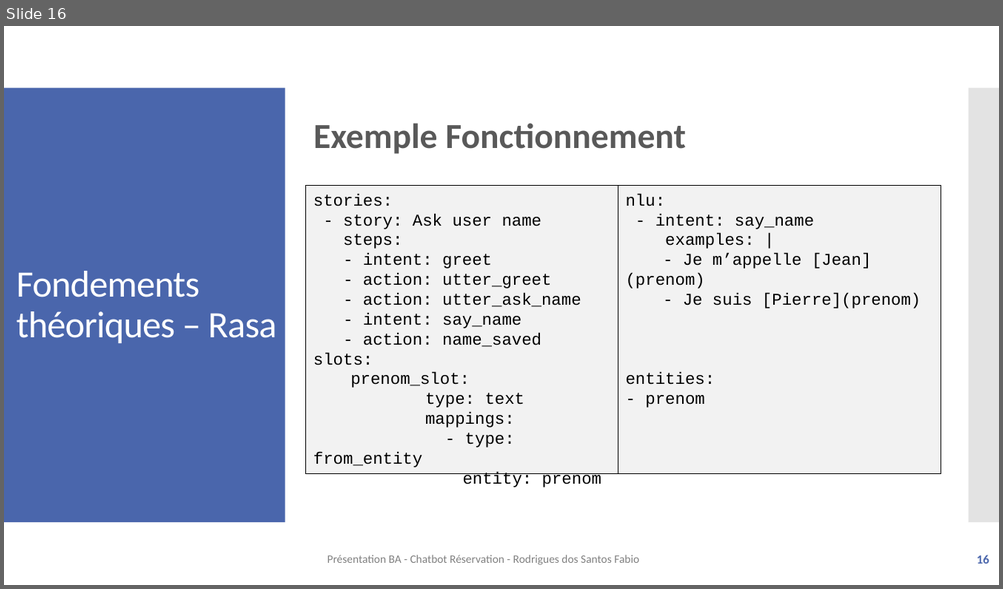
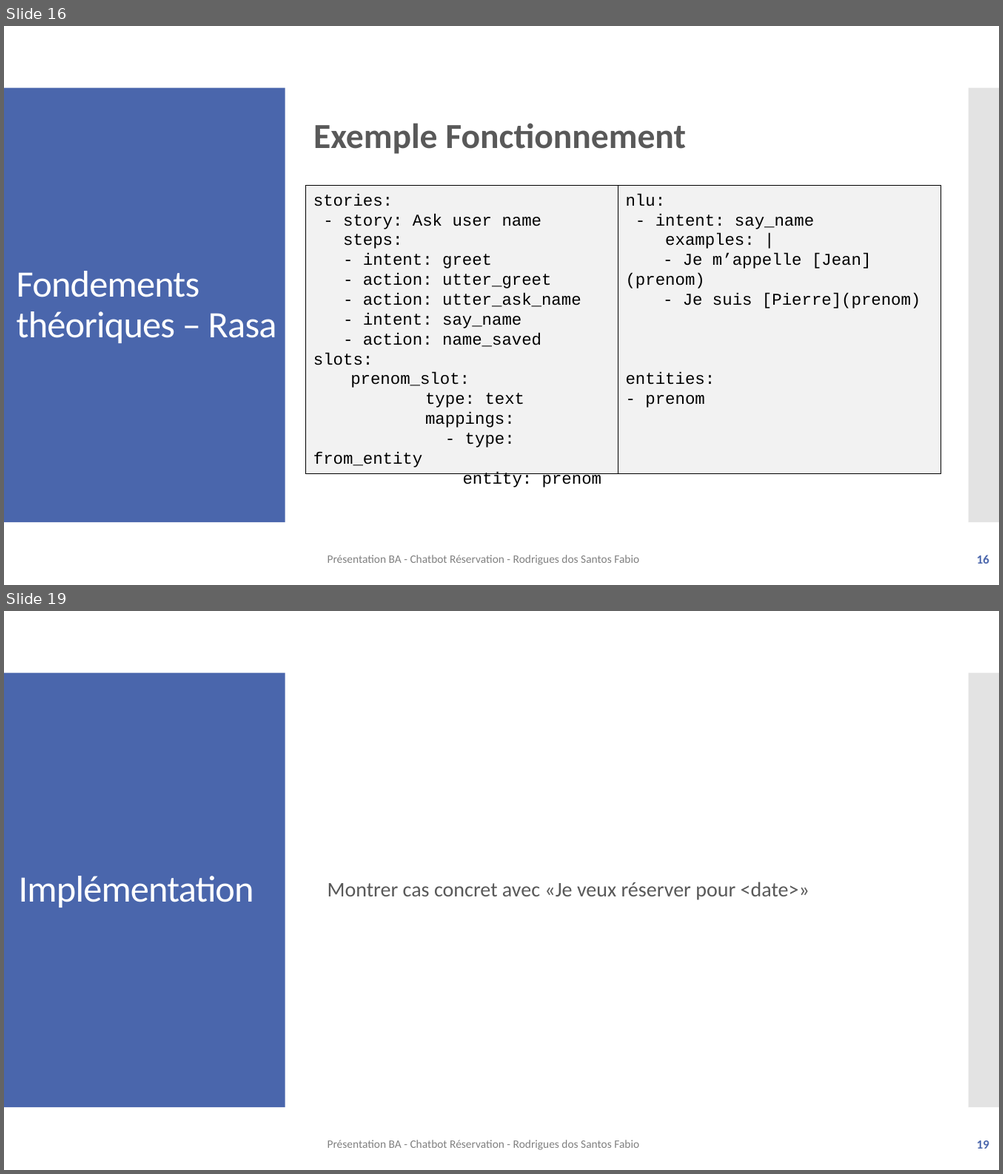
Before and after one commit to f-rdrgs/projet-bachelor, a slide deck: documentation/travail_bachelor/ISC_LOG_presentation_diplome_RodriguesDosSantosFabio_EggenbergNiklaus_2024.pptx. Shown one above the other, each under a label of ours: slide 16 before the commit, slides 16 and 19 after it; the slides between them are not shown. The pictures are 1003x589 and 1003x1174 pixels, drawn with LibreOffice and Linux fonts; fonts in the diff are those of the drawing. Boxes give left, top, right and bottom in pixels: in the first picture for what was removed or moved away, otherwise in the second. Text is boxed around its words. In the diff, an @@ line names an element or a change of style, - is before the commit and + after.

```diff
--- a/documentation/travail_bachelor/ISC_LOG_presentation_diplome_RodriguesDosSantosFabio_EggenbergNiklaus_2024.pptx
+++ b/documentation/travail_bachelor/ISC_LOG_presentation_diplome_RodriguesDosSantosFabio_EggenbergNiklaus_2024.pptx
@@ slide 19 added at box(4, 611, 999, 1170), background #FFFFFF; not listed: 2 template elements that a slide beside it also shows @@
@@ title added at box(19, 876, 254, 908), 36 pt, text #FFFFFF @@
+Implémentation
@@ text added at box(327, 882, 809, 900), 20 pt, text #595959 @@
+Montrer cas concret avec «Je veux réserver pour <date>»
@@ text added at box(327, 1140, 639, 1150), 11 pt, text #808080 @@
+Présentation BA - Chatbot Réservation - Rodrigues dos Santos Fabio
@@ page number added at box(976, 1141, 989, 1149), 12 pt, text #4A66AC, bold @@
+19
```
Also in this commit, not shown: 1 slide changed, 3 other slides added.
